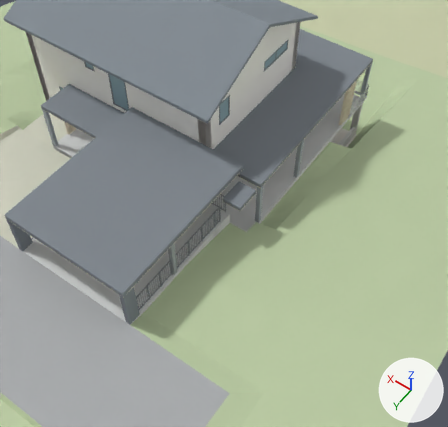
The glTF model public/models/Schaffernak_Haus_A.glb, before and after one commit.
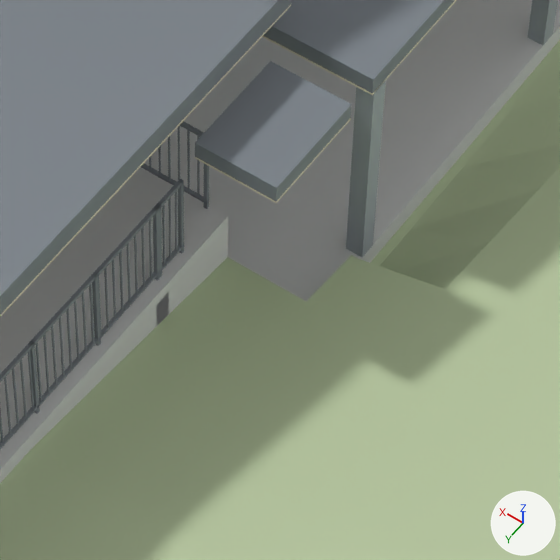
There are two pictures of each version: one from a 50 mm lens placed at (-12.12, 23.39, 23.68), pointed at (-2.34, 9.7, 2.16), one close up on the part from 41% to 67% of the width and 39% to 67% of the height. Lighting does not change. The marker at lower right points along +X, +Y and +Z. The older version's two pictures come first.

Names of what the first close-up shows: 'Balkon_Ruecklauf_Durchgang', 'Balkon_links', 'Carport_Abgang_Podest', 'Carport_Boden', 'Carport_Dach', 'Carport_Dachrand_Verkl_links', 'Carport_Podest_Mauer_Seite_schematisch', 'Carport_Stuetzmauer_links_schematisch', 'Entwurf_Dach_Ruecklauf', 'Entwurf_Dach_links', 'Entwurf_Eigenstaendige_Stuetzen_Balkon', 'Entwurf_Holzuntersicht_Ruecklauf', 'Foto_Gelaende_Rasen_Boeschung' and 47 more.
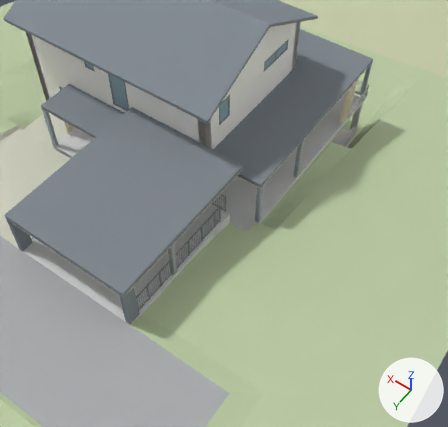
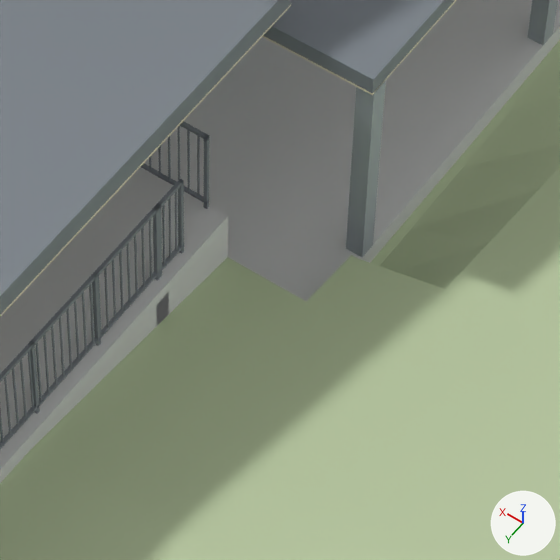
Where the change shows, as pixel boxes [x1, y1, x2, y2] in the close-ups (560 x 560 px):
'Entwurf_Dach_Ruecklauf', no longer drawn
    before: [195, 61, 352, 201]
'Entwurf_Holzuntersicht_Ruecklauf', no longer drawn
    before: [195, 118, 351, 203]

Diff of the bpy script that builds the scene:
```diff
--- a/public/models/Schaffernak_Haus_A.glb.py
+++ b/public/models/Schaffernak_Haus_A.glb.py
@@ ob_entwurf_dach_ruecklauf @@
-ob_entwurf_dach_ruecklauf = bpy.data.objects.new('Entwurf_Dach_Ruecklauf', me_entwurf_dach_ruecklauf)
+ob_entwurf_dach_ruecklauf = bpy.data.objects.new('Entwurf_Dach_Ruecklauf', None)
 ob_entwurf_dach_ruecklauf.location = (0.0, 0.0, 0.0)
@@ ob_entwurf_holzuntersicht_ruecklauf @@
-ob_entwurf_holzuntersicht_ruecklauf = bpy.data.objects.new('Entwurf_Holzuntersicht_Ruecklauf', me_entwurf_holzuntersicht_ruecklauf)
+ob_entwurf_holzuntersicht_ruecklauf = bpy.data.objects.new('Entwurf_Holzuntersicht_Ruecklauf', None)
 ob_entwurf_holzuntersicht_ruecklauf.location = (0.0, 0.0, 0.0)
```
